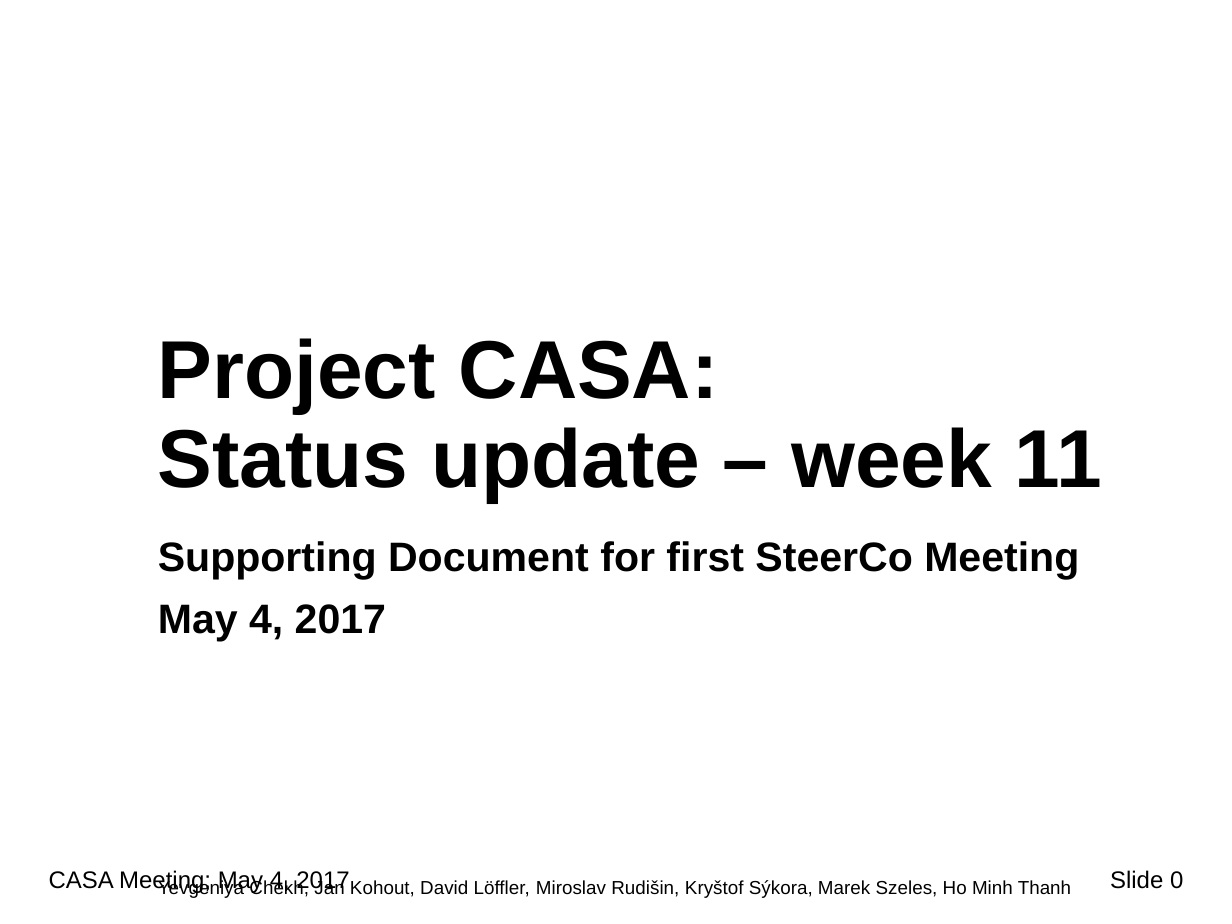
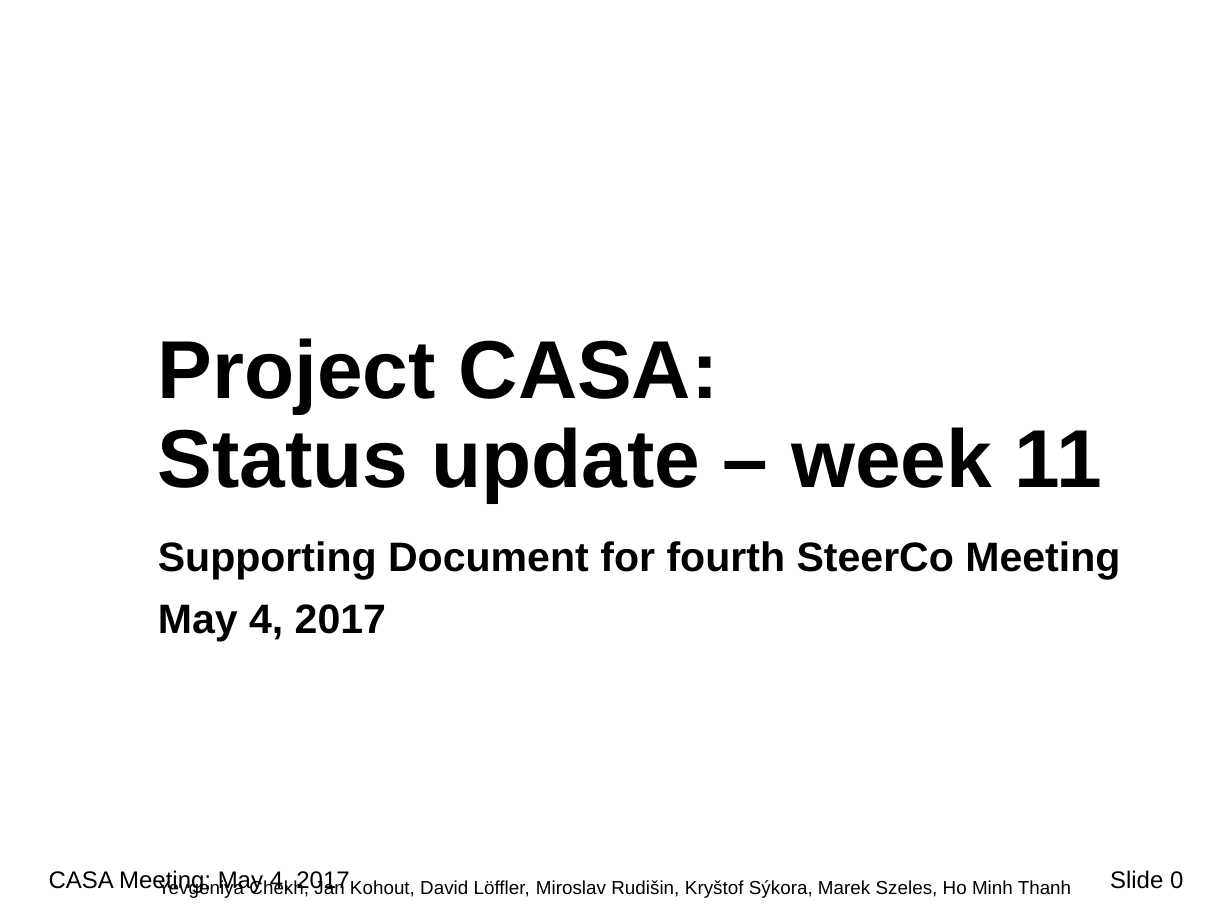
Before and after one commit to Plavit/CASA-refactor, a slide deck: slide 1 of docs/WIP/CASA_May4_v2.pptx. Drawn at 1232x924 pixels with LibreOffice and Linux fonts; fonts in the diff are those of the drawing; background and template pictures are left out. Boxes give left, top, right and bottom in pixels: in the first picture for what was removed or moved away, otherwise in the second. Text is boxed around its words. In the diff, an @@ line names an element or a change of style, - is before the commit and + after.

```diff
--- a/docs/WIP/CASA_May4_v2.pptx
+++ b/docs/WIP/CASA_May4_v2.pptx
@@ subtitle at (158, 541, 1120, 580): text changed @@
-Supporting Document for first SteerCo Meeting
+Supporting Document for fourth SteerCo Meeting
```
Also in this commit, not shown: 24 other files.
